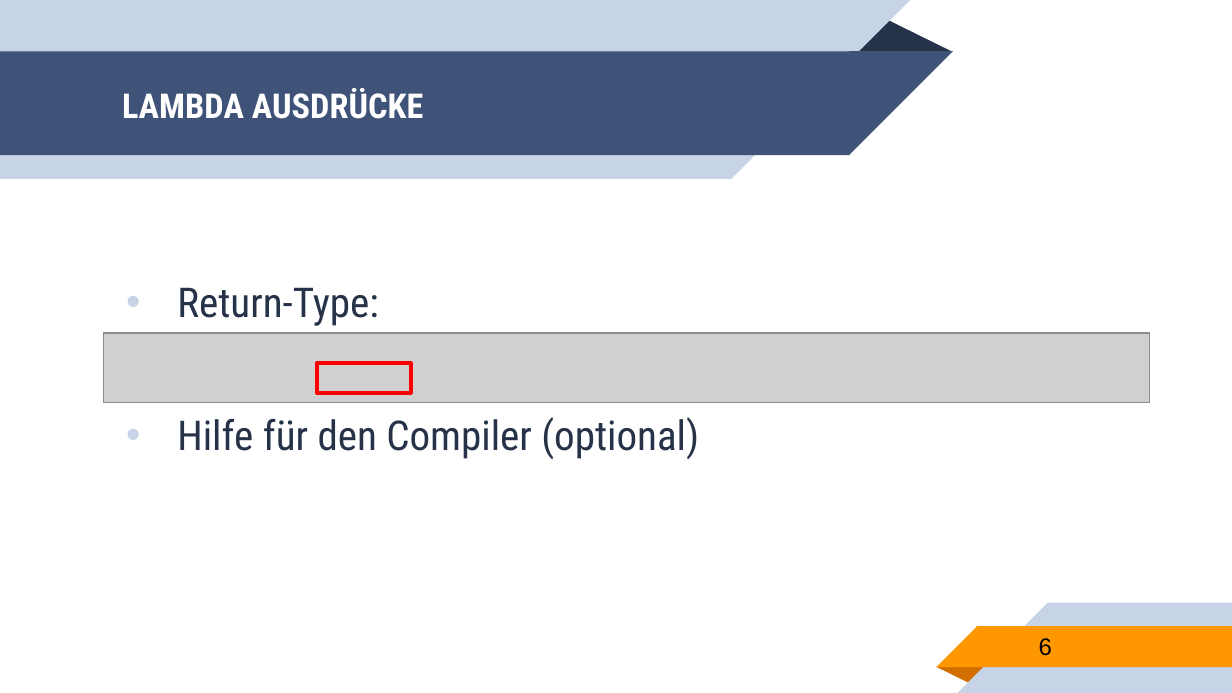
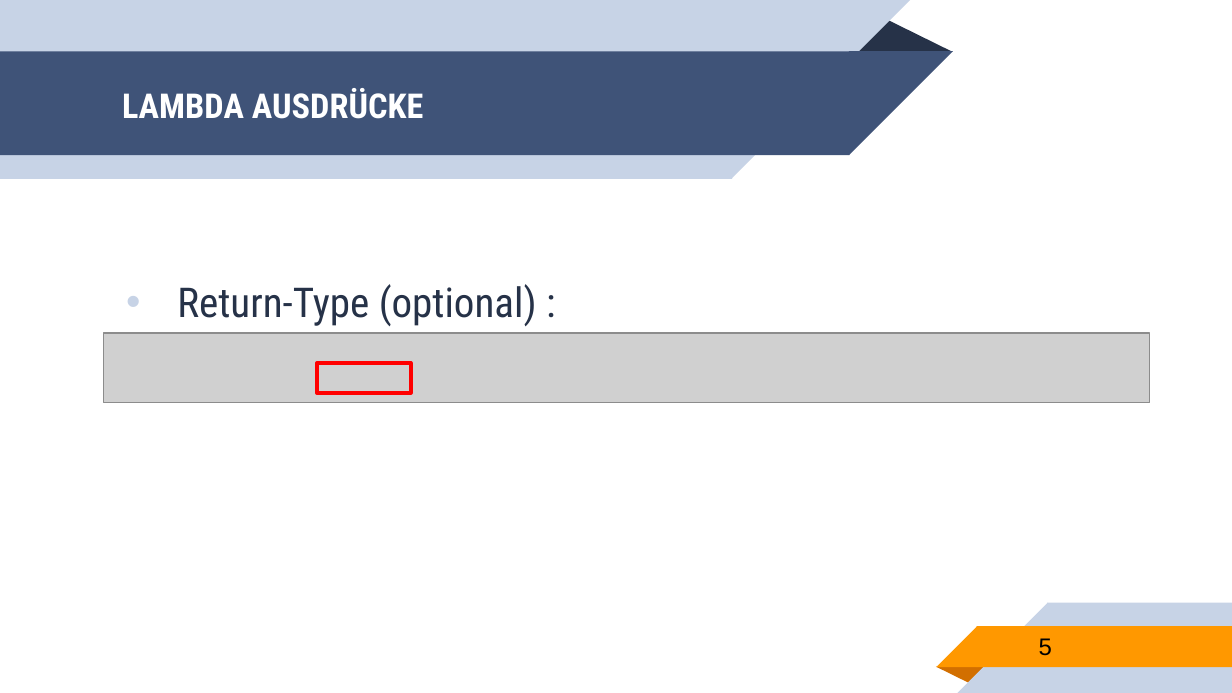
Before and after one commit to franneck94/UdemyCpp, a slide deck: slide 5 of lectures/LambdaExpressions.pptx (slide 6 before the commit). Drawn at 1232x693 pixels with LibreOffice and Linux fonts; fonts in the diff are those of the drawing; grey boxes stand for pictures. Boxes give left, top, right and bottom in pixels: in the first picture for what was removed or moved away, otherwise in the second. Text is boxed around its words. In the diff, an @@ line names an element or a change of style, - is before the commit and + after.

```diff
--- a/lectures/LambdaExpressions.pptx
+++ b/lectures/LambdaExpressions.pptx
@@ text at bbox=[177, 284, 537, 326]: text changed @@
-• Return-Type:
-• Hilfe für den Compiler (optional)
+• Return-Type (optional) :
@@ page number at bbox=[1039, 638, 1052, 656]: text changed @@
-6
+5
```
Also in this commit, not shown: 3 other slides changed, 1 slide removed, 1 other file.
